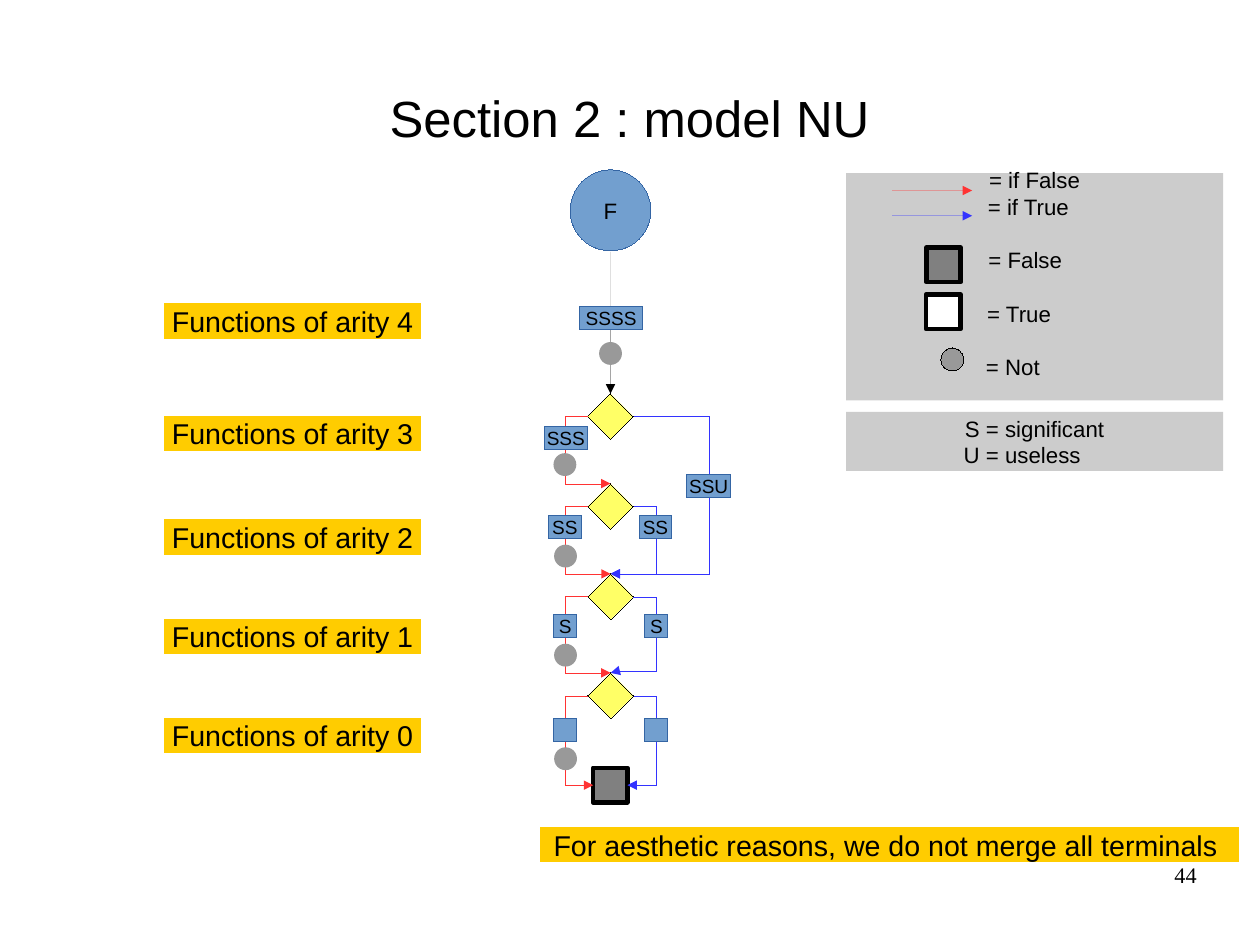
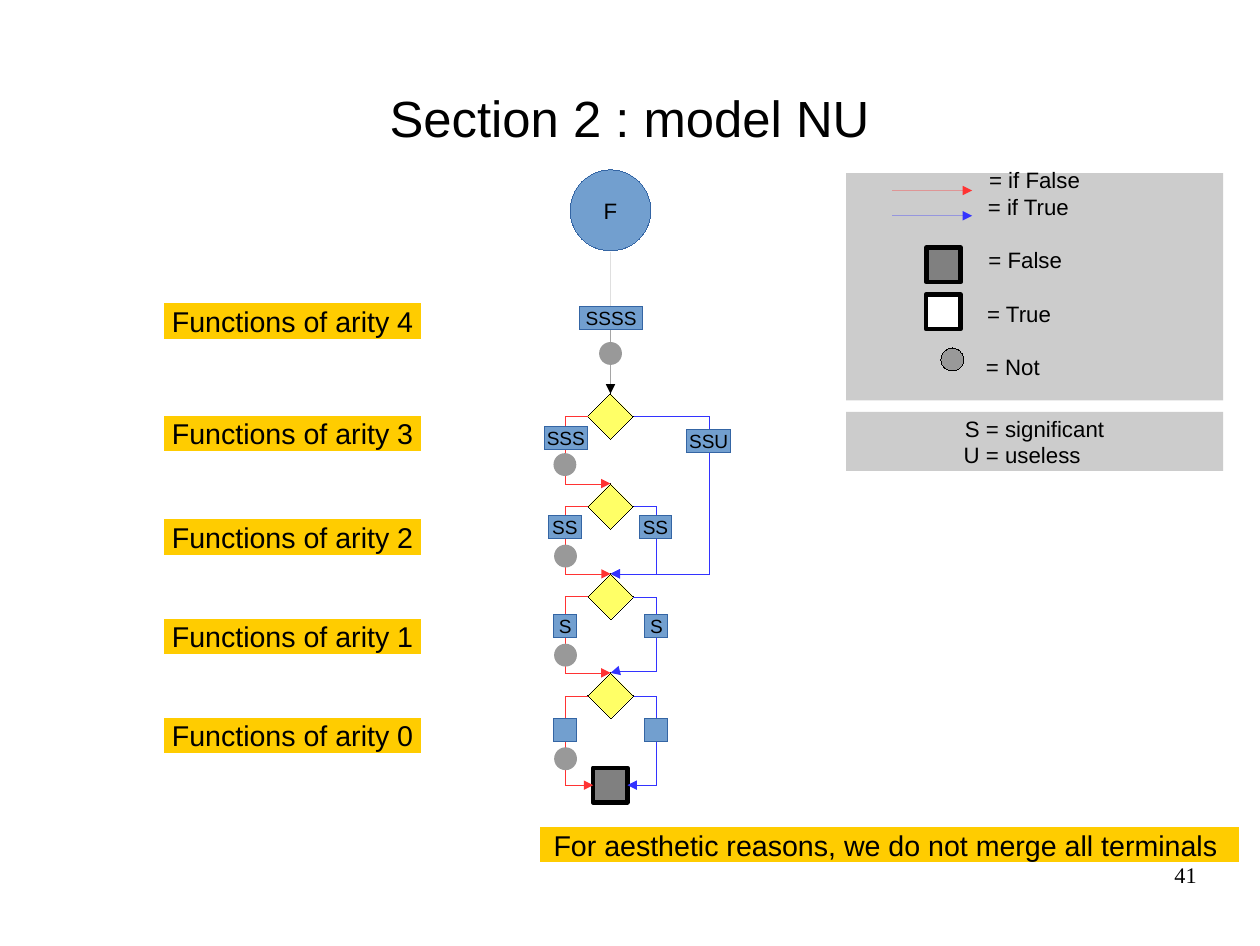
Before and after one commit to FenouilletLucas/DAGaml, a slide deck: slide 41 of doc/2017-06-19-odp/final.odp (slide 44 before the commit). Drawn at 1260x946 pixels with LibreOffice and Linux fonts; fonts in the diff are those of the drawing. Boxes give left, top, right and bottom in pixels: in the first picture for what was removed or moved away, otherwise in the second. Text is boxed around its words. In the diff, an @@ line names an element or a change of style, - is before the commit and + after.

```diff
--- a/doc/2017-06-19-odp/final.odp
+++ b/doc/2017-06-19-odp/final.odp
@@ rectangle "SSU": place and size @@
-rectangle "SSU" at [687,475,731,497]
+rectangle "SSU" at [687,430,731,453]
@@ page number at [1174,868,1196,883]: text changed @@
-44
+41
```
Also in this commit, not shown: 21 other slides changed, 1 slide added, 6 slides removed, 3 other files.
